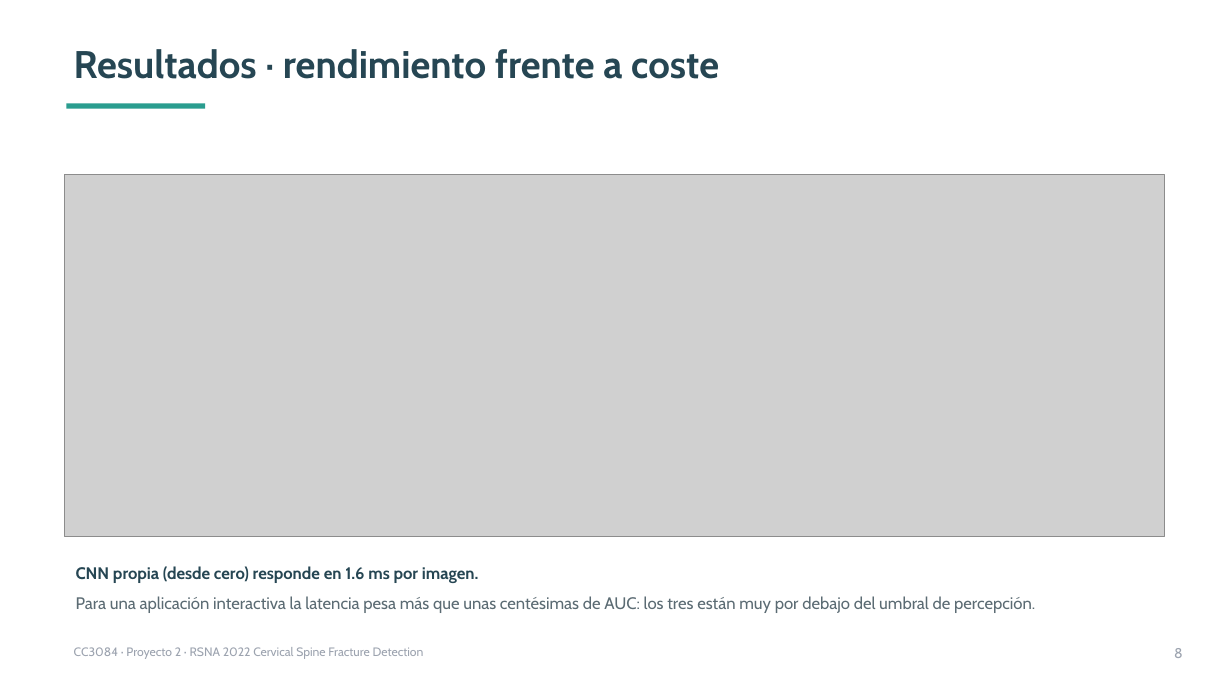
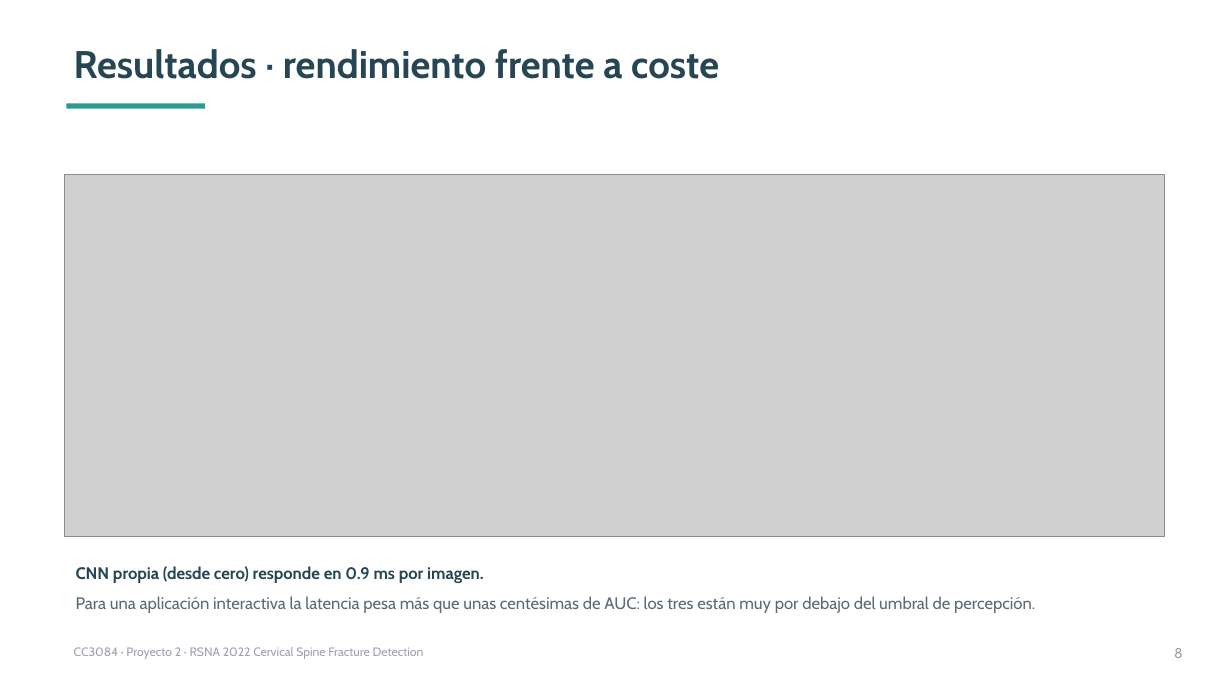
Before and after one commit to rodrigoajmac/CC3084_Proyecto_2, a slide deck: slide 8 of presentacion/proyecto2-resultados-cervical.pptx. Drawn at 1232x693 pixels with LibreOffice and Linux fonts; fonts in the diff are those of the drawing; grey boxes stand for pictures. Boxes give left, top, right and bottom in pixels: in the first picture for what was removed or moved away, otherwise in the second. Text is boxed around its words. In the diff, an @@ line names an element or a change of style, - is before the commit and + after.

```diff
--- a/presentacion/proyecto2-resultados-cervical.pptx
+++ b/presentacion/proyecto2-resultados-cervical.pptx
@@ text at (x1=76, y1=566, x2=484, y2=583): text changed @@
-CNN propia (desde cero) responde en 1.6 ms por imagen.
+CNN propia (desde cero) responde en 0.9 ms por imagen.
```
Also in this commit, not shown: 3 other slides changed, 15 other files.
